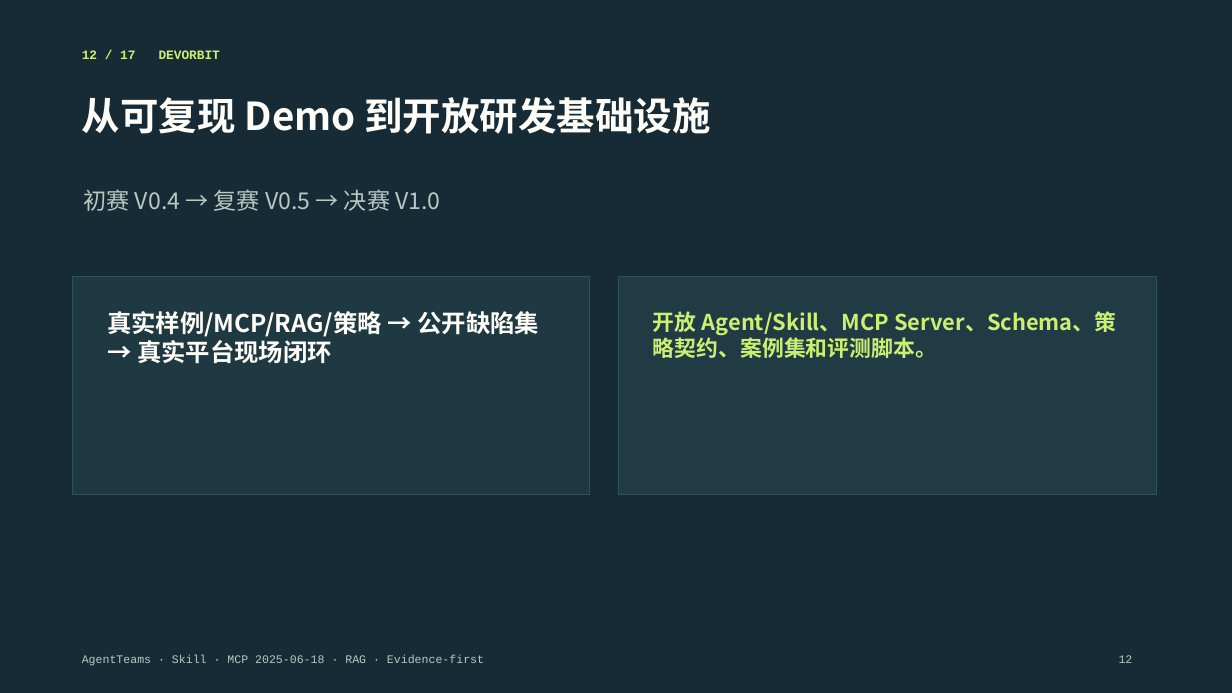
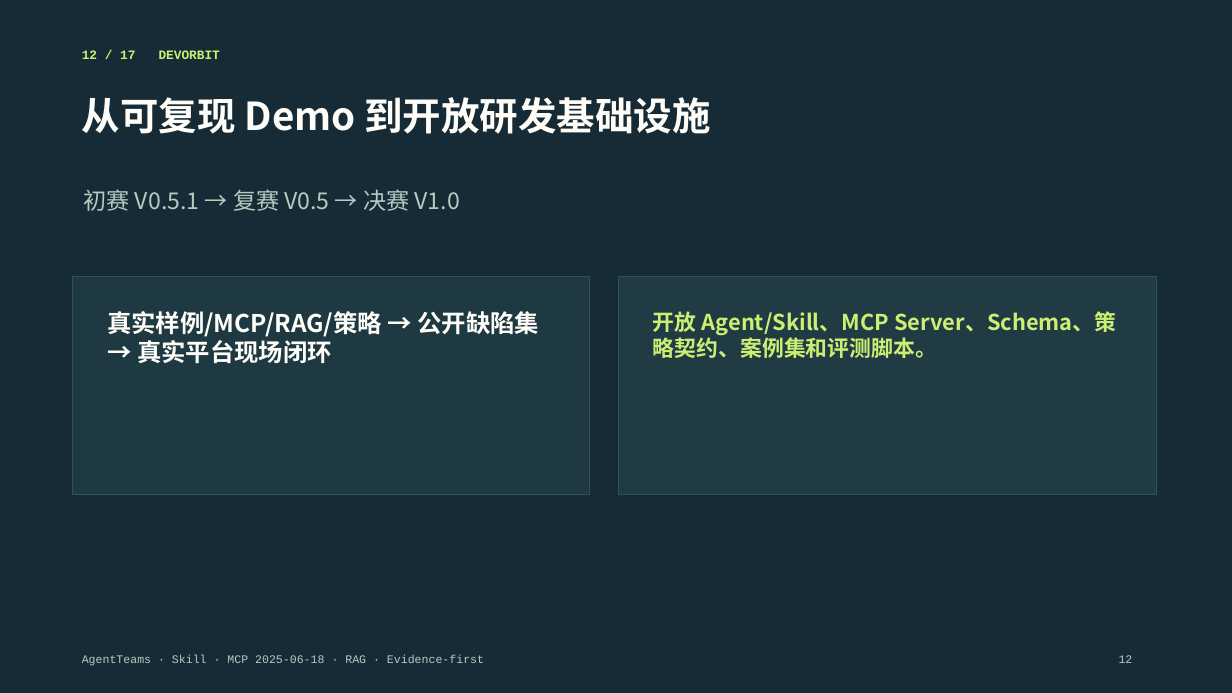
Before and after one commit to RainDong19981998/DevOrbit, a slide deck: slide 12 of deliverables/DevOrbit_初赛方案.pptx. Drawn at 1232x693 pixels with LibreOffice and Linux fonts; fonts in the diff are those of the drawing. Boxes give left, top, right and bottom in pixels: in the first picture for what was removed or moved away, otherwise in the second. Text is boxed around its words. In the diff, an @@ line names an element or a change of style, - is before the commit and + after.

```diff
--- a/deliverables/DevOrbit_初赛方案.pptx
+++ b/deliverables/DevOrbit_初赛方案.pptx
@@ text at [84,189,460,211]: text changed @@
-初赛 V0.4 → 复赛 V0.5 → 决赛 V1.0
+初赛 V0.5.1 → 复赛 V0.5 → 决赛 V1.0
```
Also in this commit, not shown: 1 other slide changed, 55 other files.
